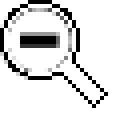
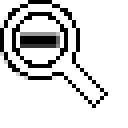
Layered file, before and after one edit (128 × 128). Changes by layer:
added layer "Zoom out #1" above "Zoom out" over [8, 8, 72, 72]
